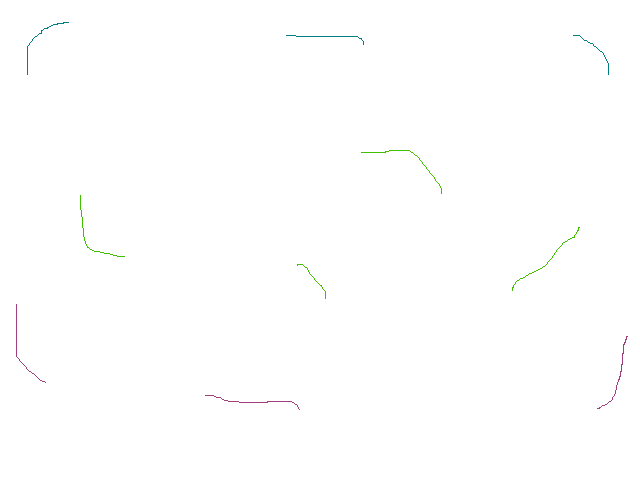
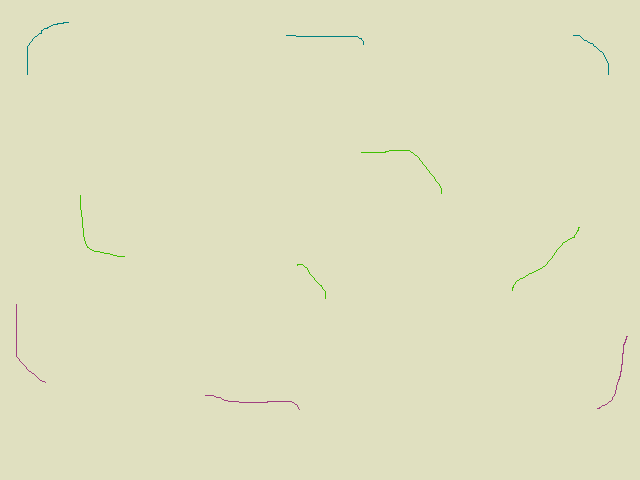
The second 640 × 480 image is a revision of the first. Changes to its layers:
painted on "Background" over 0, 0, 640, 480
painted on "35_randomLow.png" over 0, 0, 640, 480
